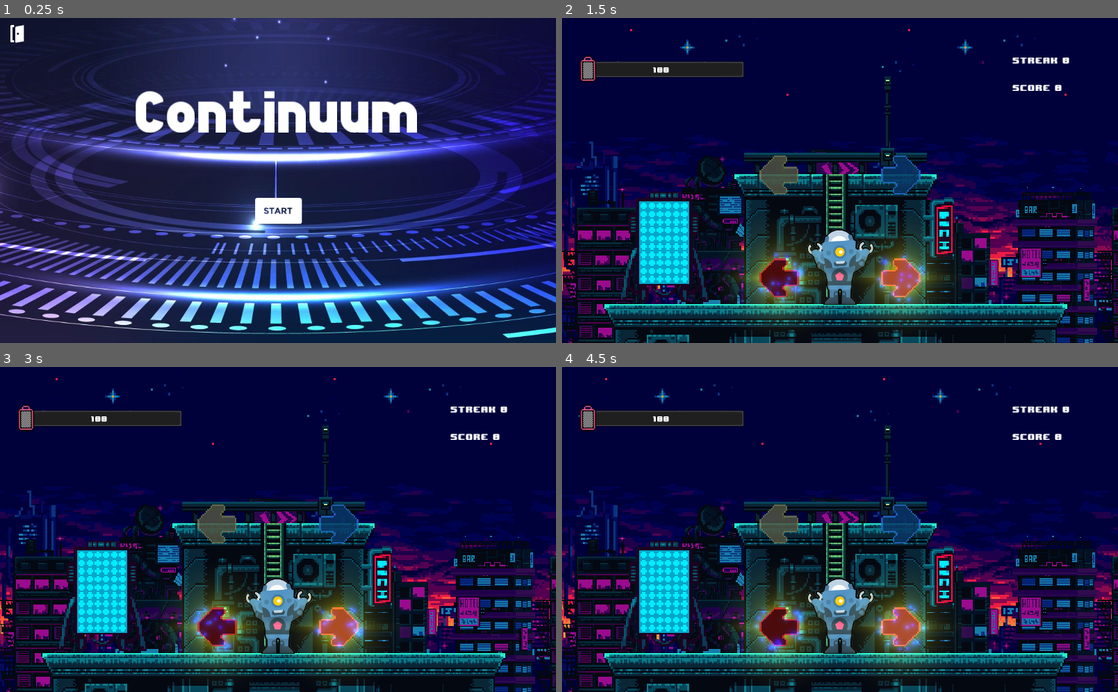
Above: before the commit, frames 1-4 (two rows, left to right).
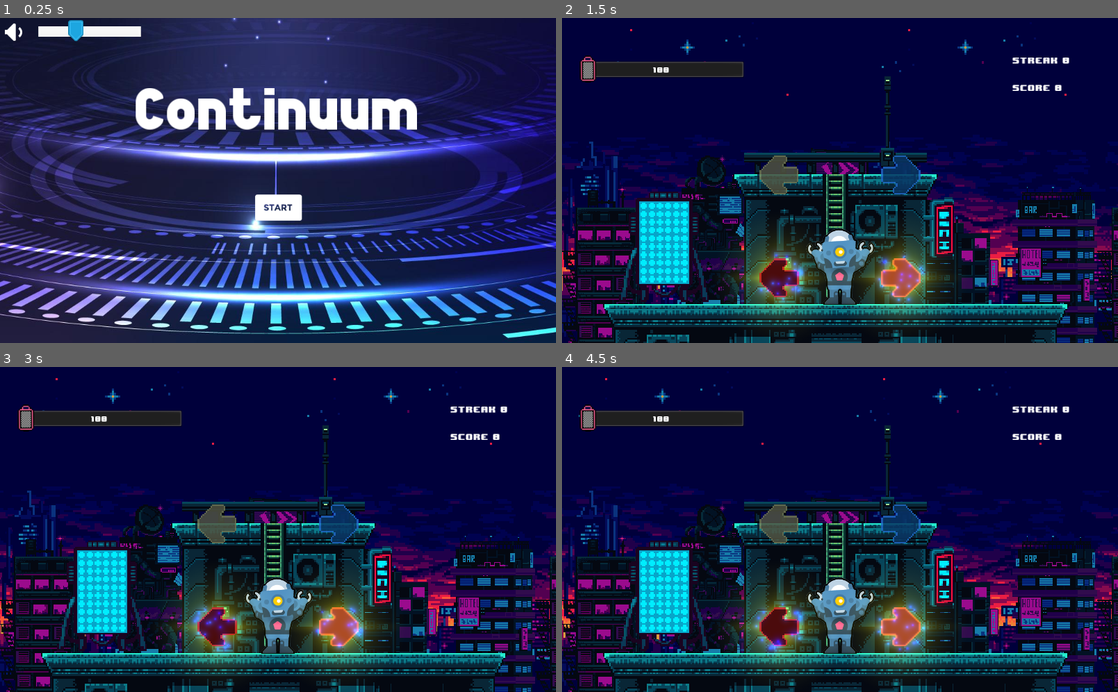
Above: after the commit, the same moments.

Repository: TrejoJulian/unq-ipv-boss-continuum
Game: Godot game, scene res://menu/Menu.tscn
Two runs of this game, one before a commit and one after it. Both use one fixed random seed, a clock stepped at 60 frames per second and the inputs below. Sound files missing from this copy of the repository are replaced by a short silence.
Inputs (mouse positions are in pixels of both pictures, inside the frame that each line leads up to; where the layout moved, square brackets give the same spot in the first picture):
- Up to frame 1 (0.25 s): no input
- Up to frame 2 (1.5 s): click (840, 206) [840, 209] at 0.5 s; click "1" at 1.25 s
- Up to frame 3 (3 s): hold D (right_arrow_pressed) 2.03-2.75 s; click (177, 568) at 2.75 s
- Up to frame 4 (4.5 s): hold Down (down) 3.53-4.25 s; click (739, 568) at 4.25 s

The runs differ from the first frame. In frame 1, 2.5% of the frame differs, in the area x 0-75%, y 0-64%; in frame 2, 0.1%; in frame 3, 0.1%; in frame 4, 0.1%.
Error in both runs: Division By Zero in operator '/'. (res://globals/GameStatus.gd:21)

Commit message:
se agrega regulador del sonido

Diff:
--- a/default_bus_layout.tres
+++ b/default_bus_layout.tres
@@ -23,7 +23,7 @@
 pitch_scale = 0.5
 
 [resource]
-bus/0/volume_db = -5.32994
+bus/0/volume_db = -9.63278
 bus/1/name = "NoteSfx"
 bus/1/solo = false
 bus/1/mute = false
@@ -52,7 +52,7 @@
 bus/3/solo = false
 bus/3/mute = false
 bus/3/bypass_fx = false
-bus/3/volume_db = -3.92283
+bus/3/volume_db = -12.8084
 bus/3/send = "Master"
 bus/3/effect/0/effect = SubResource( 7 )
 bus/3/effect/0/enabled = true
--- a/menu/Menu.tscn
+++ b/menu/Menu.tscn
@@ -2,7 +2,7 @@
 
 [ext_resource path="res://assets/background/4127298.jpg" type="Texture" id=1]
 [ext_resource path="res://assets/fonts/bold_game_font_7.ttf" type="DynamicFontData" id=2]
-[ext_resource path="res://assets/buttons/door.png" type="Texture" id=3]
+[ext_resource path="res://menu/VolumeSlider.tscn" type="PackedScene" id=3]
 [ext_resource path="res://assets/buttons/buttonStart.png" type="Texture" id=5]
 [ext_resource path="res://menu/LevelButton.tscn" type="PackedScene" id=6]
 [ext_resource path="res://assets/music/Funky_Love_Disco_Pump.mp3" type="AudioStream" id=7]
@@ -49,16 +49,7 @@
 "_edit_use_anchors_": false
 }
 
-[node name="HBoxContainer" type="HBoxContainer" parent="VBoxContainer"]
-margin_right = 1024.0
-margin_bottom = 56.0
-custom_constants/separation = 20
-
-[node name="ExitButton" type="Button" parent="VBoxContainer/HBoxContainer"]
-margin_right = 62.0
-margin_bottom = 56.0
-icon = ExtResource( 3 )
-flat = true
+[node name="VolumeSlider" parent="VBoxContainer" instance=ExtResource( 3 )]
 
 [node name="LevelsMenu" type="Control" parent="VBoxContainer"]
 visible = false
@@ -110,9 +101,9 @@
 }
 
 [node name="MainMenu" type="Control" parent="VBoxContainer"]
-margin_top = 116.0
+margin_top = 110.0
 margin_right = 1024.0
-margin_bottom = 116.0
+margin_bottom = 110.0
 script = ExtResource( 9 )
 
 [node name="VBoxContainer" type="VBoxContainer" parent="VBoxContainer/MainMenu"]
@@ -144,5 +135,4 @@
 stream = ExtResource( 7 )
 autoplay = true
 
-[connection signal="pressed" from="VBoxContainer/HBoxContainer/ExitButton" to="." method="_on_ExitButton_pressed"]
 [connection signal="pressed" from="VBoxContainer/MainMenu/VBoxContainer/StartButton" to="VBoxContainer/MainMenu" method="_on_StartButton_pressed"]
--- /dev/null
+++ b/menu/VolumeSlider.gd
@@ -0,0 +1,14 @@
+extends HSlider
+
+
+export var audio_bus_name := "Master"
+
+onready var _bus := AudioServer.get_bus_index(audio_bus_name)
+
+
+func _ready() -> void:
+	value = db2linear(AudioServer.get_bus_volume_db(_bus))
+
+
+func _on_value_changed(value: float) -> void:
+	AudioServer.set_bus_volume_db(_bus, linear2db(value))
--- /dev/null
+++ b/menu/VolumeSlider.tscn
@@ -0,0 +1,43 @@
+[gd_scene load_steps=8 format=2]
+
+[ext_resource path="res://assets/buttons/grey_button04.png" type="Texture" id=1]
+[ext_resource path="res://assets/buttons/blue_sliderDown.png" type="Texture" id=2]
+[ext_resource path="res://assets/buttons/audioOn.png" type="Texture" id=3]
+[ext_resource path="res://menu/VolumeSlider.gd" type="Script" id=4]
+
+[sub_resource type="StyleBoxTexture" id=1]
+texture = ExtResource( 1 )
+region_rect = Rect2( 0, 10, 190, 20 )
+
+[sub_resource type="StyleBoxTexture" id=2]
+
+[sub_resource type="StyleBoxTexture" id=3]
+
+[node name="VolumeSlider" type="HBoxContainer"]
+margin_right = 1024.0
+margin_bottom = 50.0
+custom_constants/separation = 20
+
+[node name="Icon" type="TextureRect" parent="."]
+margin_right = 50.0
+margin_bottom = 50.0
+texture = ExtResource( 3 )
+
+[node name="Slider" type="HSlider" parent="."]
+margin_left = 70.0
+margin_top = 4.0
+margin_right = 260.0
+margin_bottom = 46.0
+size_flags_vertical = 4
+custom_icons/grabber_disabled = ExtResource( 2 )
+custom_icons/grabber_highlight = ExtResource( 2 )
+custom_icons/grabber = ExtResource( 2 )
+custom_styles/slider = SubResource( 1 )
+custom_styles/grabber_area_highlight = SubResource( 2 )
+custom_styles/grabber_area = SubResource( 3 )
+max_value = 1.0
+step = 0.05
+script = ExtResource( 4 )
+
+[connection signal="mouse_exited" from="Slider" to="Slider" method="release_focus"]
+[connection signal="value_changed" from="Slider" to="Slider" method="_on_value_changed"]
Binary file added: assets/buttons/blue_sliderDown.png
Not shown, changed: assets/buttons/blue_sliderDown.png.import
Binary file added: assets/buttons/grey_button04.png
Not shown, changed: assets/buttons/grey_button04.png.import
Binary file added: assets/menu/slider.png
Not shown, changed: assets/menu/slider.png.import
